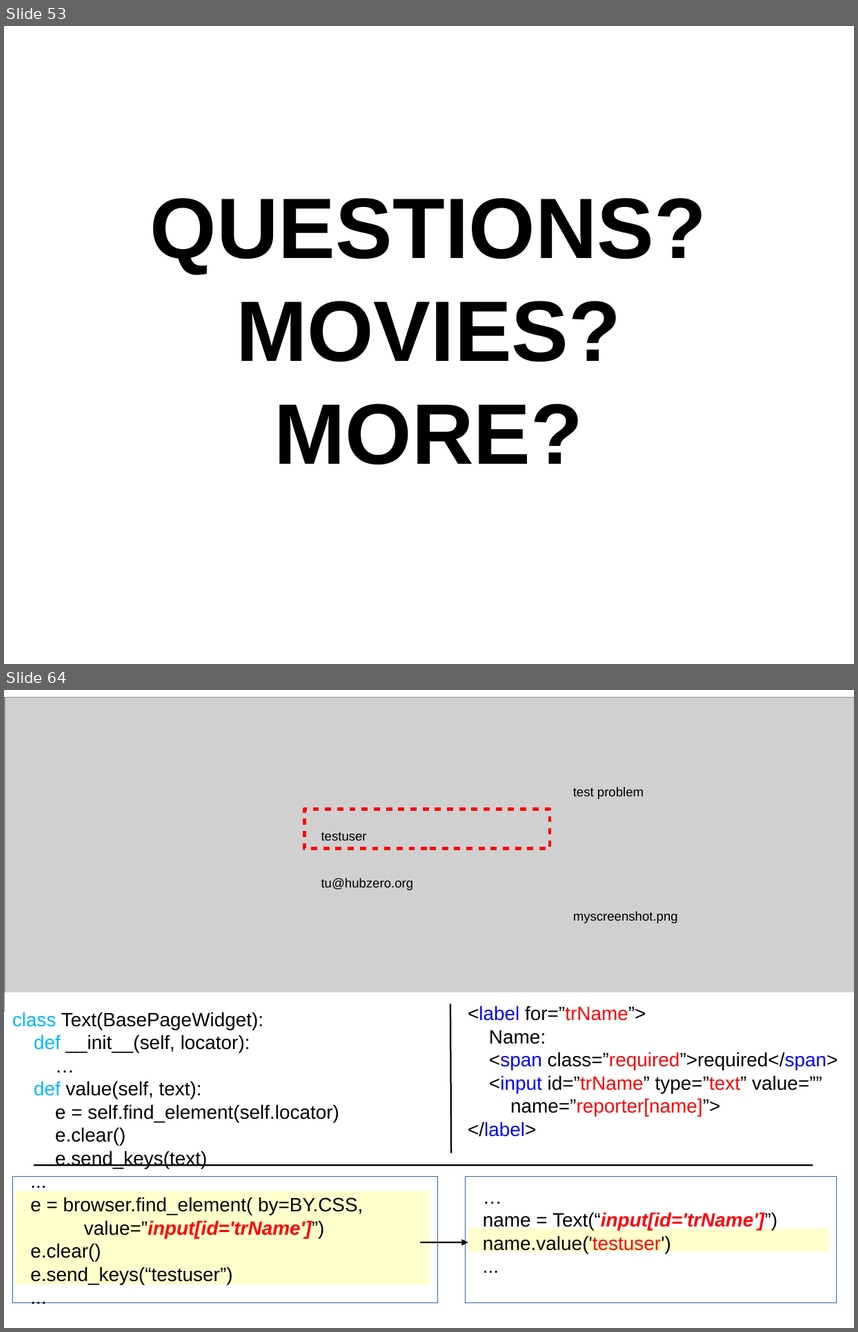
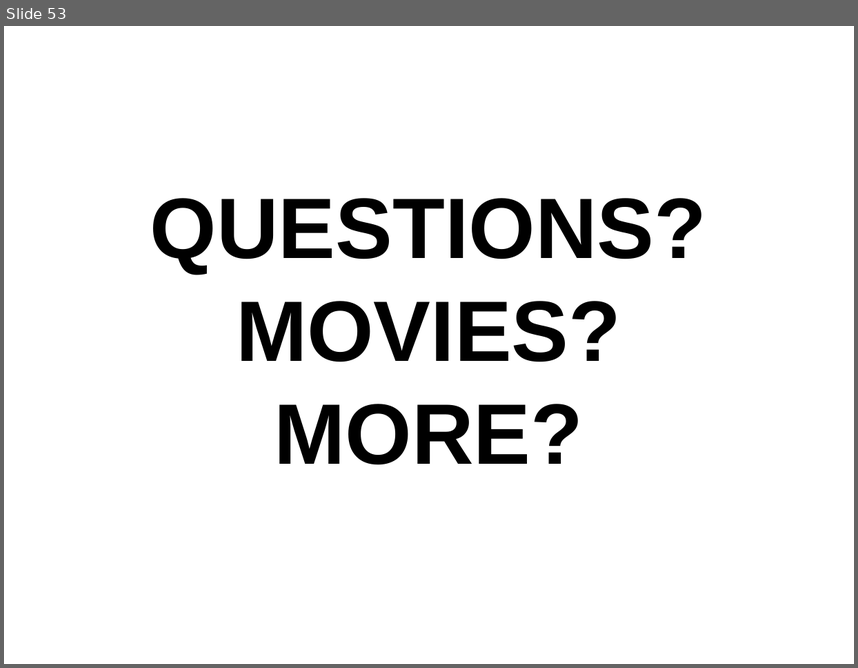
Before and after one commit to dskard/spensatechtalk, a slide deck: spensa_selenium_intro.odp. Shown one above the other, each under a label of ours: slides 53 and 64 before the commit, slide 53 after it; the slides between them are not shown. The pictures are 858x1332 and 858x668 pixels, drawn with LibreOffice and Linux fonts; fonts in the diff are those of the drawing; grey boxes stand for pictures. Boxes give left, top, right and bottom in pixels: in the first picture for what was removed or moved away, otherwise in the second. Text is boxed around its words. In the diff, an @@ line names an element or a change of style, - is before the commit and + after.

```diff
--- a/spensa_selenium_intro.odp
+++ b/spensa_selenium_intro.odp
@@ slide 64 removed at bbox=[4, 690, 854, 1328], background #FFFFFF @@
@@ picture removed at bbox=[5, 698, 854, 1012] @@
@@ text removed at bbox=[573, 787, 644, 799] @@
-test problem
@@ rectangle removed at bbox=[304, 809, 549, 848] @@
@@ text removed at bbox=[321, 832, 367, 840] @@
-testuser
@@ text removed at bbox=[321, 878, 414, 890] @@
-tu@hubzero.org
@@ text removed at bbox=[573, 911, 678, 923] @@
-myscreenshot.png
@@ rectangle removed at bbox=[5, 992, 854, 1313] @@
@@ text removed at bbox=[12, 1012, 339, 1168] @@
-class Text(BasePageWidget):
-def __init__(self, locator):
-…
-def value(self, text):
-e = self.find_element(self.locator)
-e.clear()
-e.send_keys(text)
@@ line removed from (450, 1004) to (451, 1153) @@
@@ text removed at bbox=[468, 1005, 838, 1136] @@
-<label for=”trName”>
-Name:
-<span class=”required”>required</span>
-<input id=”trName” type=”text” value=””
-name=”reporter[name]”>
-</label>
@@ line removed from (34, 1165) to (813, 1165) @@
@@ rectangle removed at bbox=[12, 1176, 437, 1303] @@
@@ rectangle removed at bbox=[466, 1176, 837, 1303] @@
@@ rectangle removed at bbox=[16, 1191, 430, 1284] @@
@@ text removed at bbox=[30, 1196, 363, 1284] @@
-...
-e = browser.find_element( by=BY.CSS,
-value=”input[id='trName']”)
-e.clear()
-e.send_keys(“testuser”)
-...
@@ text removed at bbox=[483, 1212, 777, 1253] @@
-…
-name = Text(“input[id='trName']”)
-name.value('testuser')
-...
@@ arrow removed from (421, 1242) to (468, 1242) @@
@@ rectangle removed at bbox=[468, 1228, 829, 1252] @@
```
Also in this commit, not shown: 1 slide changed, 39 other slides removed.
